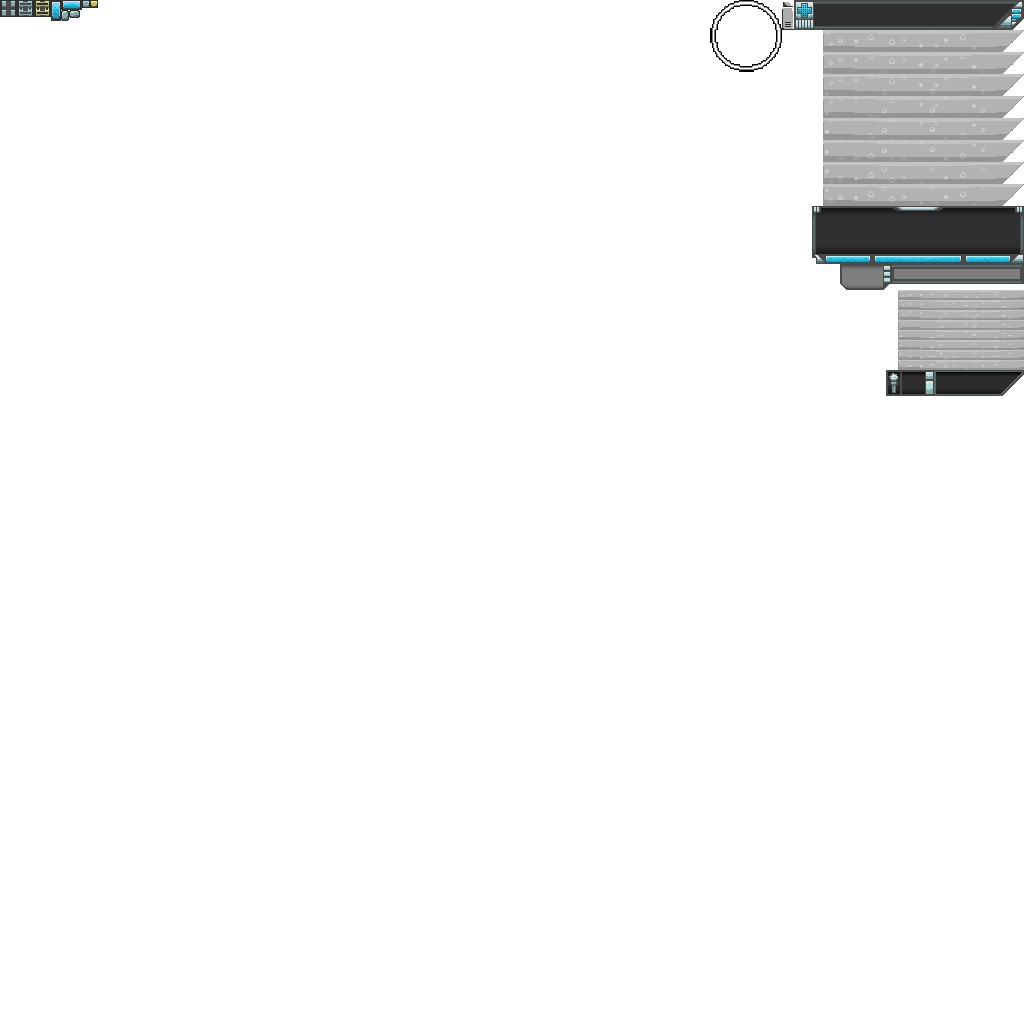
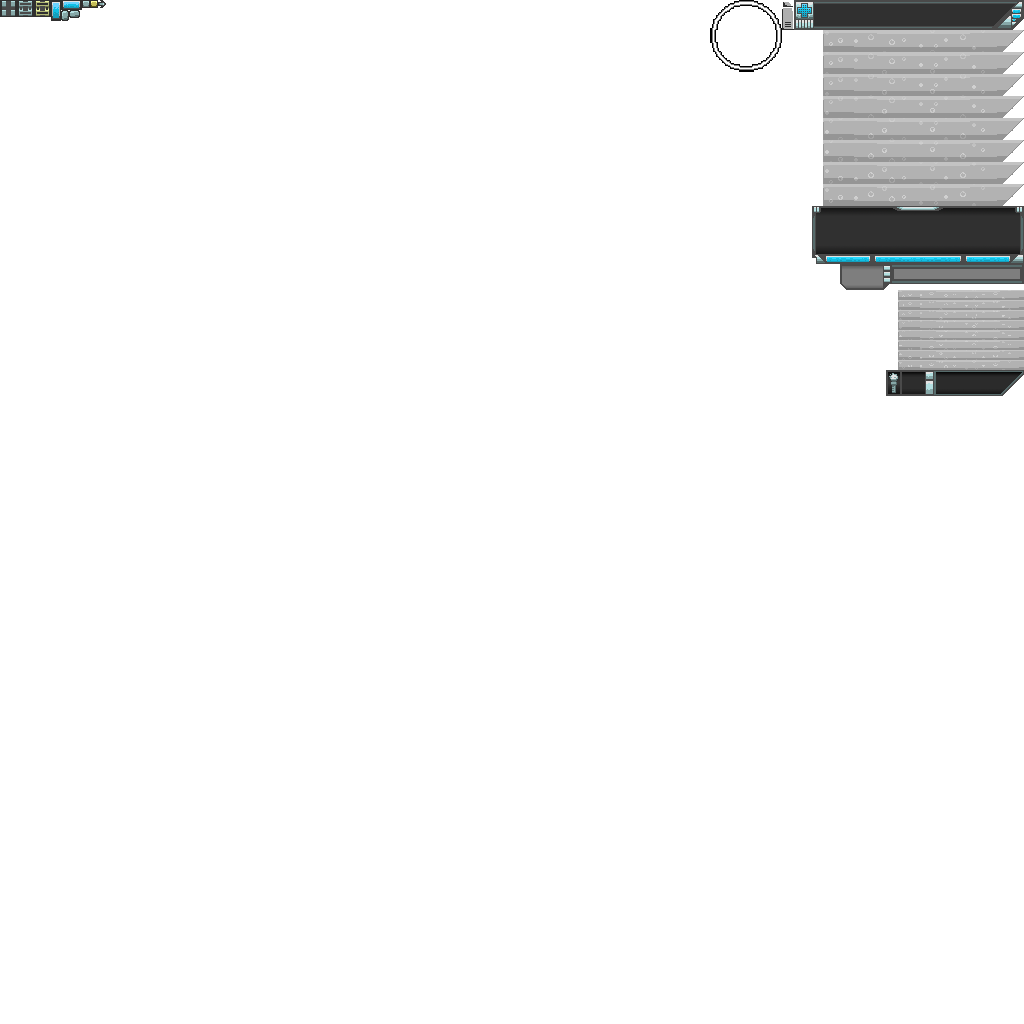
Layers edited between the first and the second (1024, 1024) image:
added layer "Arrow" in group "Regular UI" over [98, 0, 106, 8]
